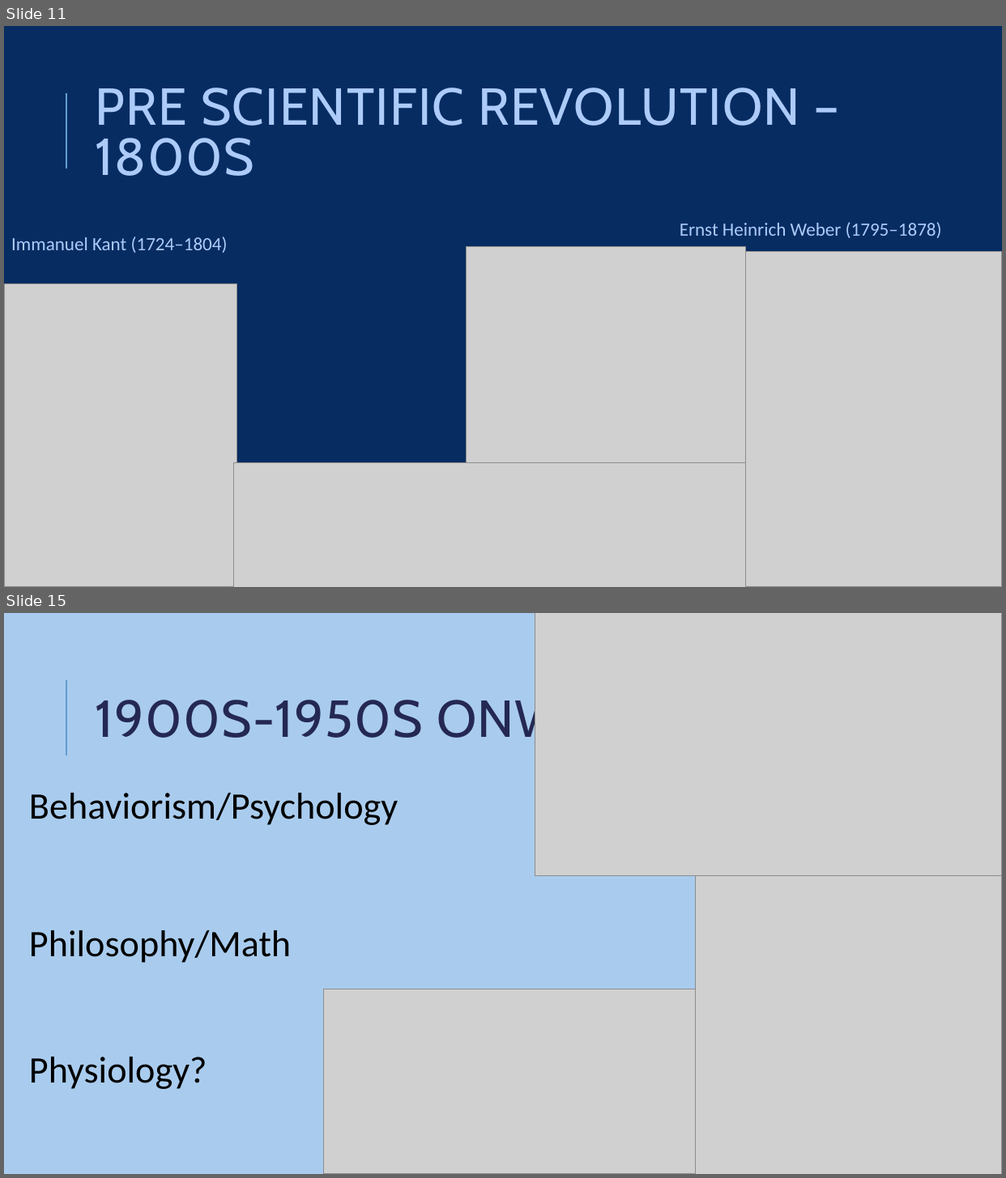
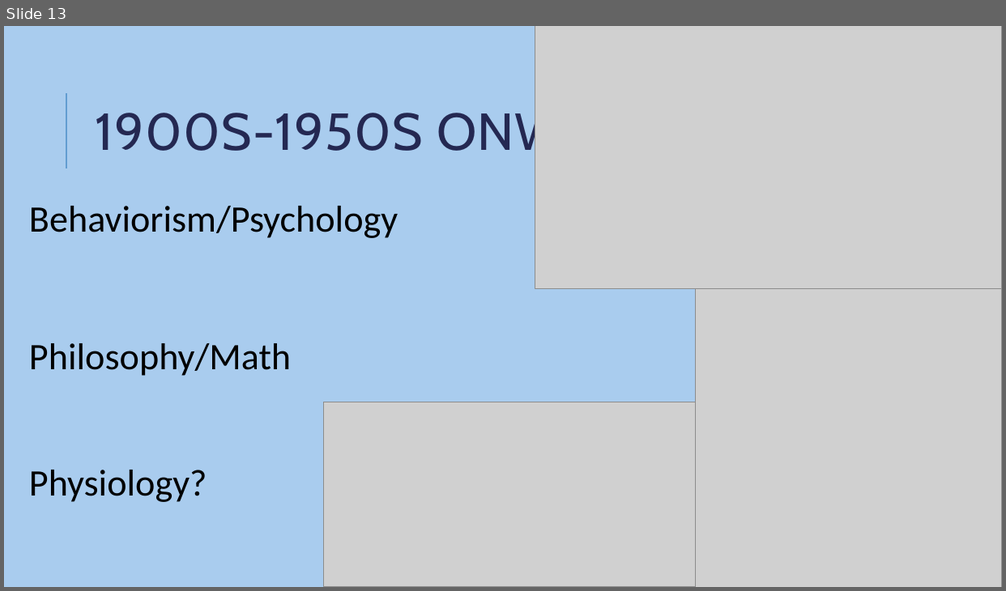
Before and after one commit to aimforbigfoot/biol5081, a slide deck: animalsClass/Deep History Of the field of Perception.pptx. Shown one above the other, each under a label of ours: slides 11 and 15 before the commit, slide 13 after it; the slides between them are not shown. The pictures are 1006x1178 and 1006x591 pixels, drawn with LibreOffice and Linux fonts; fonts in the diff are those of the drawing; grey boxes stand for pictures. Boxes give left, top, right and bottom in pixels: in the first picture for what was removed or moved away, otherwise in the second. Text is boxed around its words. In the diff, an @@ line names an element or a change of style, - is before the commit and + after.

```diff
--- a/animalsClass/Deep History Of the field of Perception.pptx
+++ b/animalsClass/Deep History Of the field of Perception.pptx
@@ slide 11 removed at [4, 26, 1002, 587], background #072C62; not listed: 1 template element that a slide beside it also shows @@
@@ title removed at [96, 88, 800, 176] @@
-PRE SCIENTIFIC REVOLUTION – 1800S
@@ text removed at [11, 237, 228, 253] @@
-Immanuel Kant (1724–1804)
@@ text removed at [680, 222, 942, 238] @@
-Ernst Heinrich Weber (1795–1878)
@@ picture removed at [466, 247, 746, 467] @@
@@ picture removed at [746, 252, 1002, 587] @@
@@ picture removed at [4, 284, 236, 587] @@
@@ picture removed at [233, 463, 745, 587] @@
@@ what was slide 15 is now slide 13 @@
```
Also in this commit, not shown: 5 slides changed, 1 slide added, 2 other slides removed.
